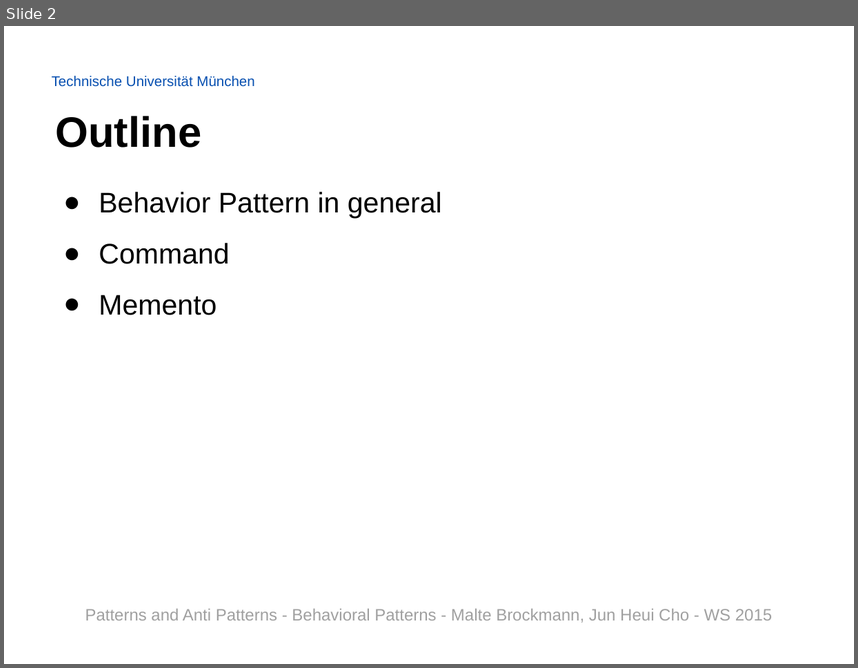
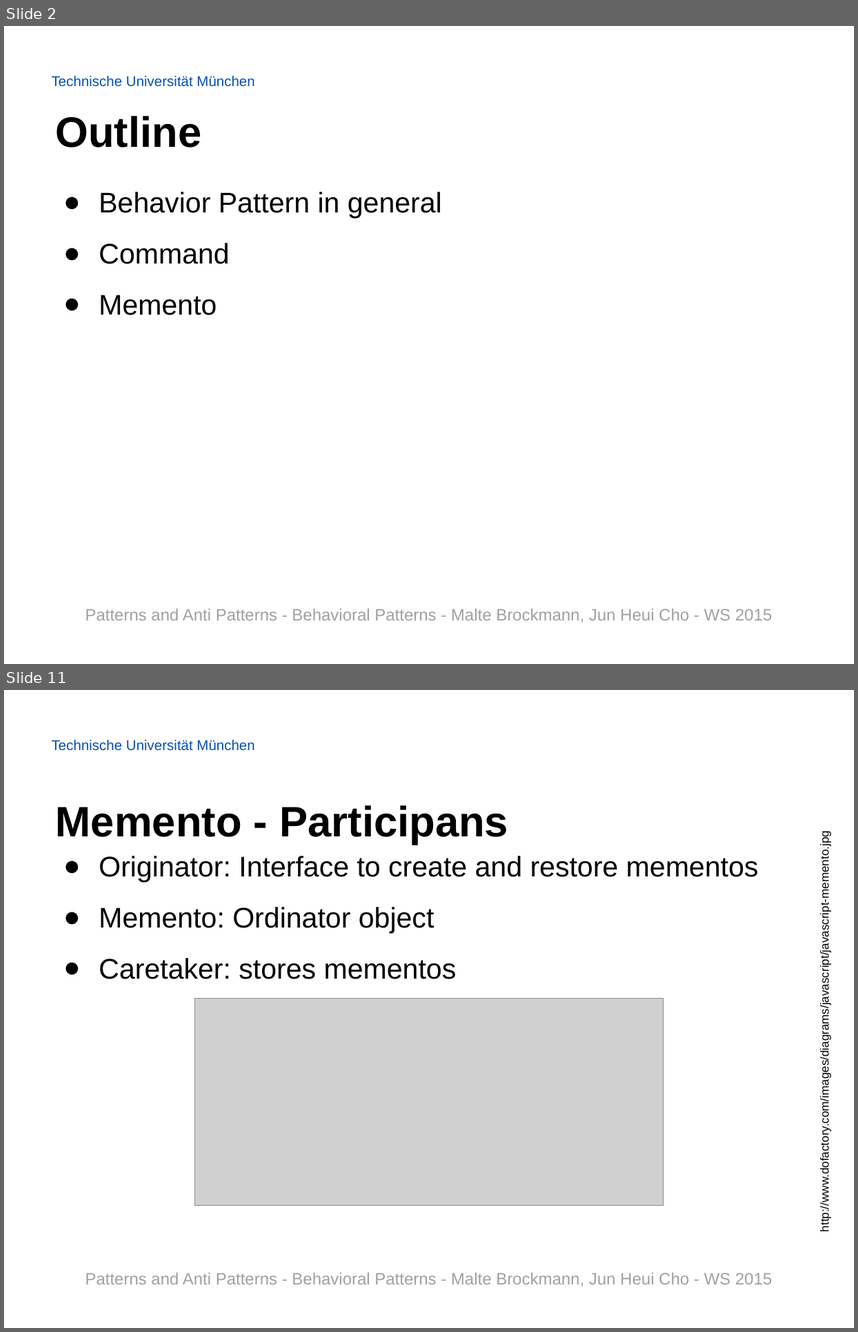
Before and after one commit to Painted6/Behavioral-design-patterns, a slide deck: Behavioral Patterns - JS Patterns and Anti Patterns.pptx. Shown one above the other, each under a label of ours: slide 2 before the commit, slides 2 and 11 after it; the slides between them are not shown. The pictures are 858x668 and 858x1332 pixels, drawn with LibreOffice and Linux fonts; fonts in the diff are those of the drawing; grey boxes stand for pictures; background and template pictures are left out. Boxes give left, top, right and bottom in pixels: in the first picture for what was removed or moved away, otherwise in the second. Text is boxed around its words. In the diff, an @@ line names an element or a change of style, - is before the commit and + after.

Commit message:
added slides for command and memento pattern & for the spaceinvader game. (sources are on the last slide)

```diff
--- a/Behavioral Patterns - JS Patterns and Anti Patterns.pptx
+++ b/Behavioral Patterns - JS Patterns and Anti Patterns.pptx
@@ slide 11 added at [4,690,854,1328], background picture (left out); not listed: 1 template element that a slide beside it also shows @@
@@ title added at [56,805,508,845], 36 pt, text #000000, bold @@
+Memento - Participans
@@ text added at [99,856,759,979], 24 pt, text #000000 @@
+● Originator: Interface to create and restore mementos
+● Memento: Ordinator object
+● Caretaker: stores mementos
@@ text added at [818,871,831,1219], 10 pt, text #000000 @@
+http://www.dofactory.com/images/diagrams/javascript/javascript-memento.jpg
@@ picture added at [195,998,664,1205] @@
@@ text added at [85,1272,772,1286], 14 pt, text #A0A0A0 @@
+Patterns and Anti Patterns - Behavioral Patterns - Malte Brockmann, Jun Heui Cho - WS 2015
```
Also in this commit, not shown: 3 slides changed, 9 other slides added.
